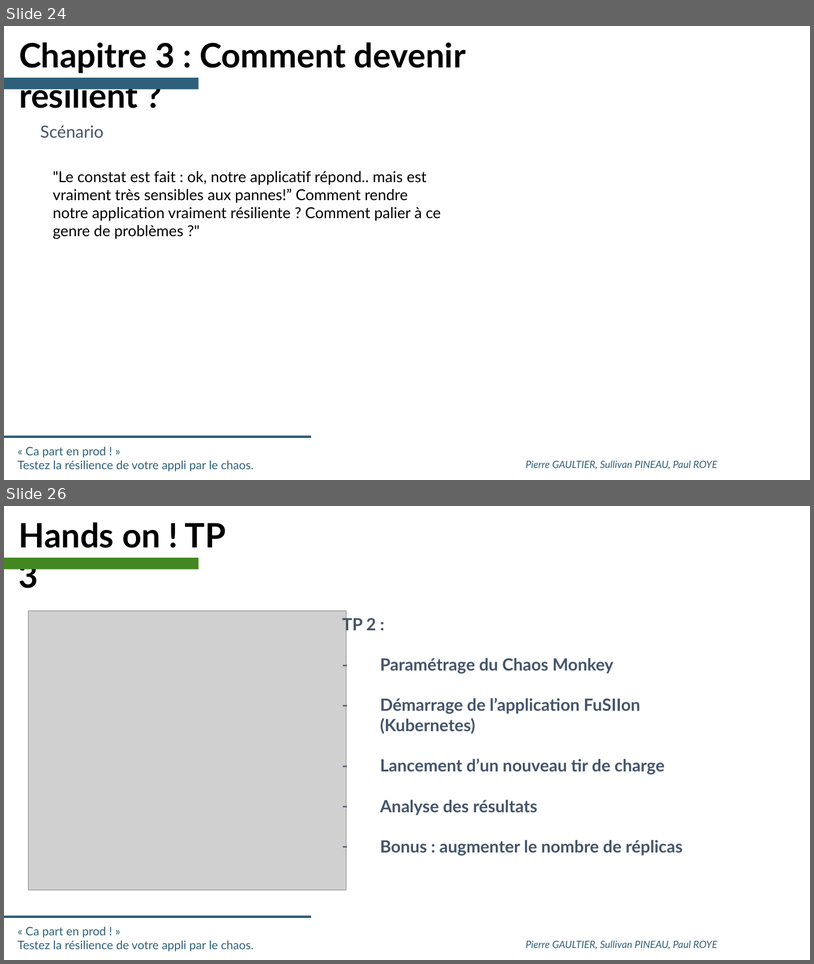
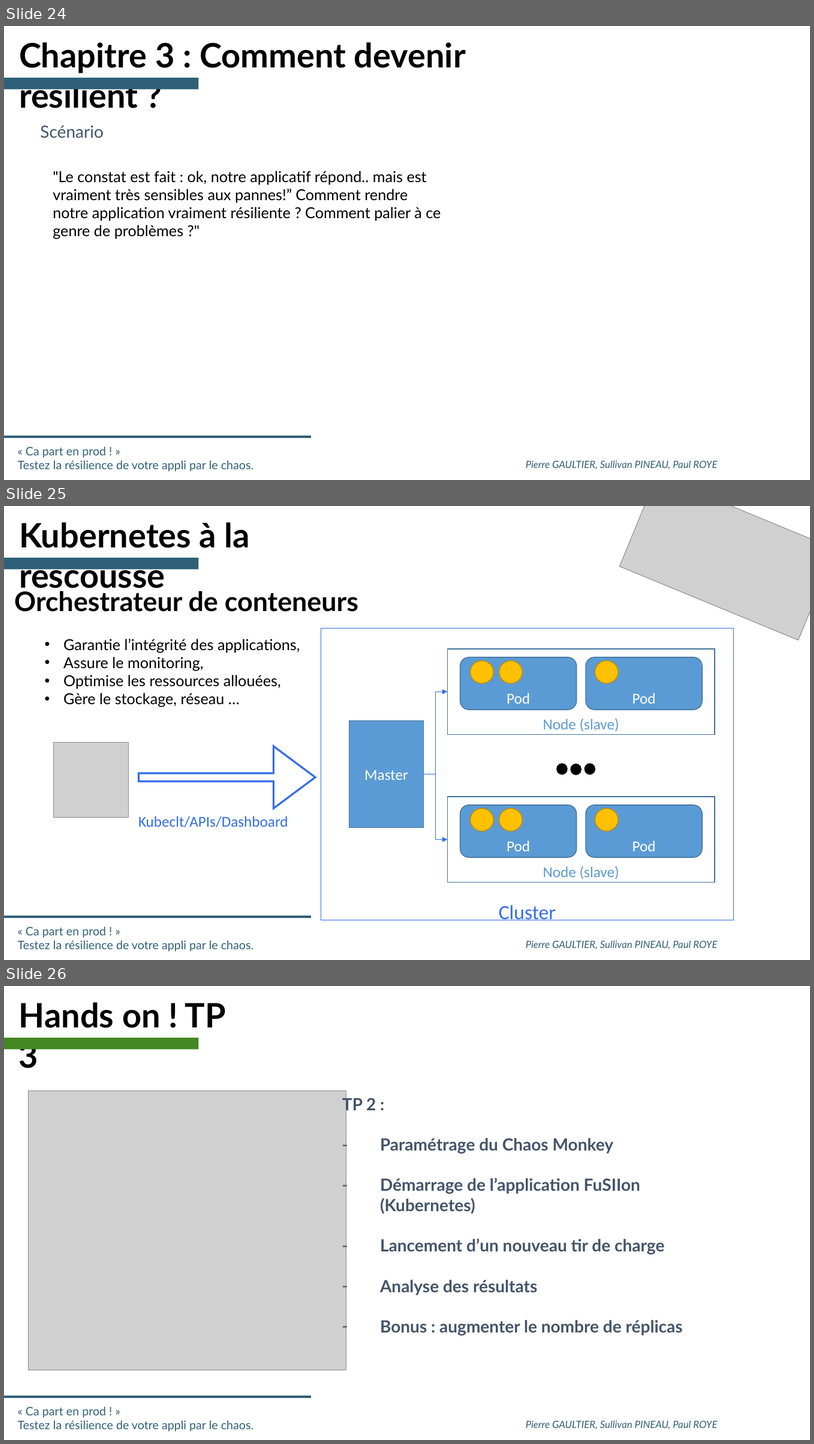
Before and after one commit to SII-Codelab-Chaos/Codelab-Chaos-TP, a slide deck: Hands-On -Chaos - SLIDES.pptx. Shown one above the other, each under a label of ours: slides 24 and 26 before the commit, slides 24, 25 and 26 after it; the slides between them are not shown. The pictures are 814x964 and 814x1444 pixels, drawn with LibreOffice and Linux fonts; fonts in the diff are those of the drawing; grey boxes stand for pictures; background and template pictures are left out. Boxes give left, top, right and bottom in pixels: in the first picture for what was removed or moved away, otherwise in the second. Text is boxed around its words. In the diff, an @@ line names an element or a change of style, - is before the commit and + after.

Commit message:
Master : avancé tp3

```diff
--- a/Hands-On -Chaos - SLIDES.pptx
+++ b/Hands-On -Chaos - SLIDES.pptx
@@ slide 25 added at bbox=[4, 506, 810, 960], background #FFFFFF; not listed: 3 template elements that a slide beside it also shows @@
@@ text added at bbox=[19, 522, 250, 594], 40 pt, text #000000, bold @@
+Kubernetes à la rescousse
@@ picture added at bbox=[620, 506, 810, 640] @@
@@ rectangle added at bbox=[4, 558, 199, 569], fill #2F6079 @@
@@ text added at bbox=[14, 588, 359, 707], 18 pt, text #000000 @@
+Orchestrateur de conteneurs
+  • Garantie l’intégrité des applications,
+  • Assure le monitoring,
+  • Optimise les ressources allouées,
+  • Gère le stockage, réseau …
@@ rectangle added at bbox=[321, 628, 734, 920], fill #FFFFFF, outline #306CE5 1 pt, 24 pt, text #336EE5 @@
+Cluster
@@ rectangle added at bbox=[447, 649, 715, 734], fill #FFFFFF, outline #43739E 1 pt, 18 pt, text #5B9BD5 @@
+Node (slave)
@@ rounded rectangle added at bbox=[461, 657, 578, 710], fill #5B9BD5, outline #43739E 1 pt, 18 pt, text #FFFFFF @@
+Pod
@@ ellipse added at bbox=[470, 660, 494, 683], fill #FFC000, outline #BD8E00 1 pt @@
@@ ellipse added at bbox=[500, 660, 522, 683], fill #FFC000, outline #BD8E00 1 pt @@
@@ rounded rectangle added at bbox=[586, 657, 703, 710], fill #5B9BD5, outline #43739E 1 pt, 18 pt, text #FFFFFF @@
+Pod
@@ ellipse added at bbox=[596, 660, 618, 683], fill #FFC000, outline #BD8E00 1 pt @@
@@ elbow arrow added from (424, 774) to (447, 692), #336EE5 1 pt @@
@@ rectangle added at bbox=[350, 721, 424, 828], fill #5B9BD5, outline #43739E 1 pt, 18 pt, text #FFFFFF @@
+Master
@@ picture added at bbox=[54, 742, 129, 817] @@
@@ right arrow added at bbox=[139, 746, 315, 808], fill #FFFFFF, outline #336EE5 2.25 pt @@
@@ elbow arrow added from (424, 774) to (447, 840), #336EE5 1 pt @@
@@ ellipse added at bbox=[558, 764, 568, 775], fill #000000, outline #000000 1 pt @@
@@ ellipse added at bbox=[572, 764, 582, 775], fill #000000, outline #000000 1 pt @@
@@ ellipse added at bbox=[585, 764, 596, 775], fill #000000, outline #000000 1 pt @@
@@ rectangle added at bbox=[447, 796, 715, 882], fill #FFFFFF, outline #43739E 1 pt, 18 pt, text #5B9BD5 @@
+Node (slave)
@@ rounded rectangle added at bbox=[461, 805, 578, 858], fill #5B9BD5, outline #43739E 1 pt, 18 pt, text #FFFFFF @@
+Pod
@@ ellipse added at bbox=[470, 808, 494, 831], fill #FFC000, outline #BD8E00 1 pt @@
@@ ellipse added at bbox=[500, 808, 522, 831], fill #FFC000, outline #BD8E00 1 pt @@
@@ rounded rectangle added at bbox=[586, 805, 703, 858], fill #5B9BD5, outline #43739E 1 pt, 18 pt, text #FFFFFF @@
+Pod
@@ ellipse added at bbox=[596, 808, 618, 831], fill #FFC000, outline #BD8E00 1 pt @@
@@ text added at bbox=[138, 816, 288, 827], 18 pt, text #336EE5 @@
+  Kubeclt/APIs/Dashboard
```
Also in this commit, not shown: 1 slide removed.
